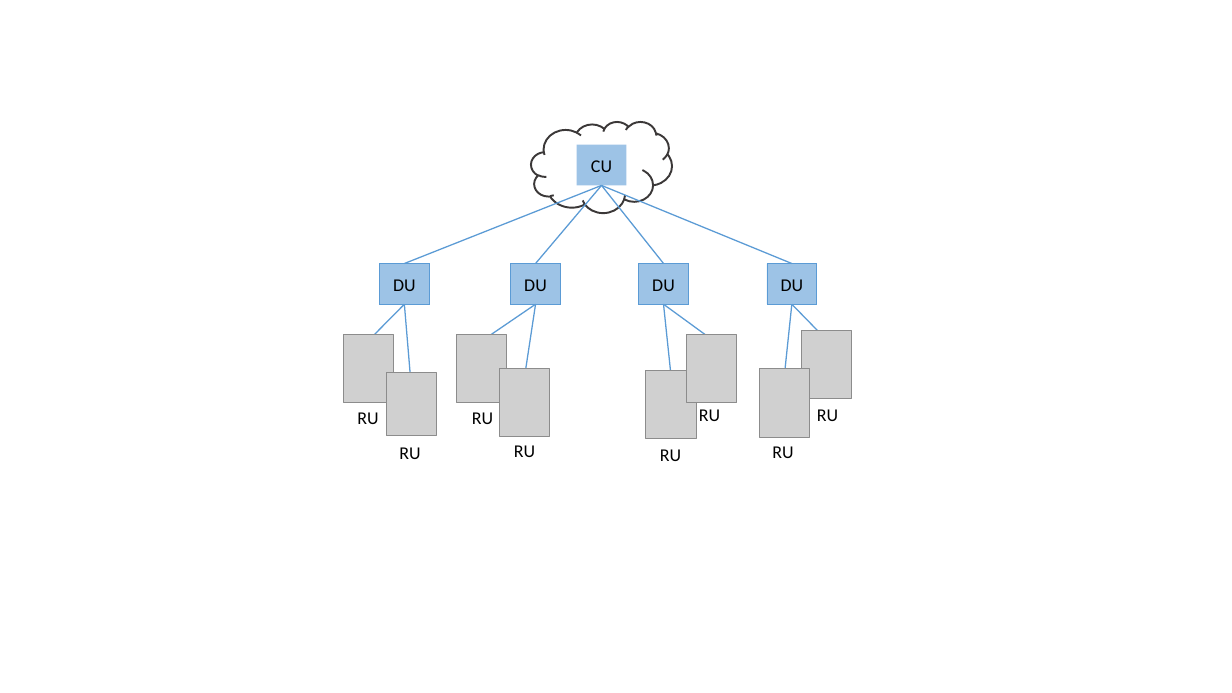
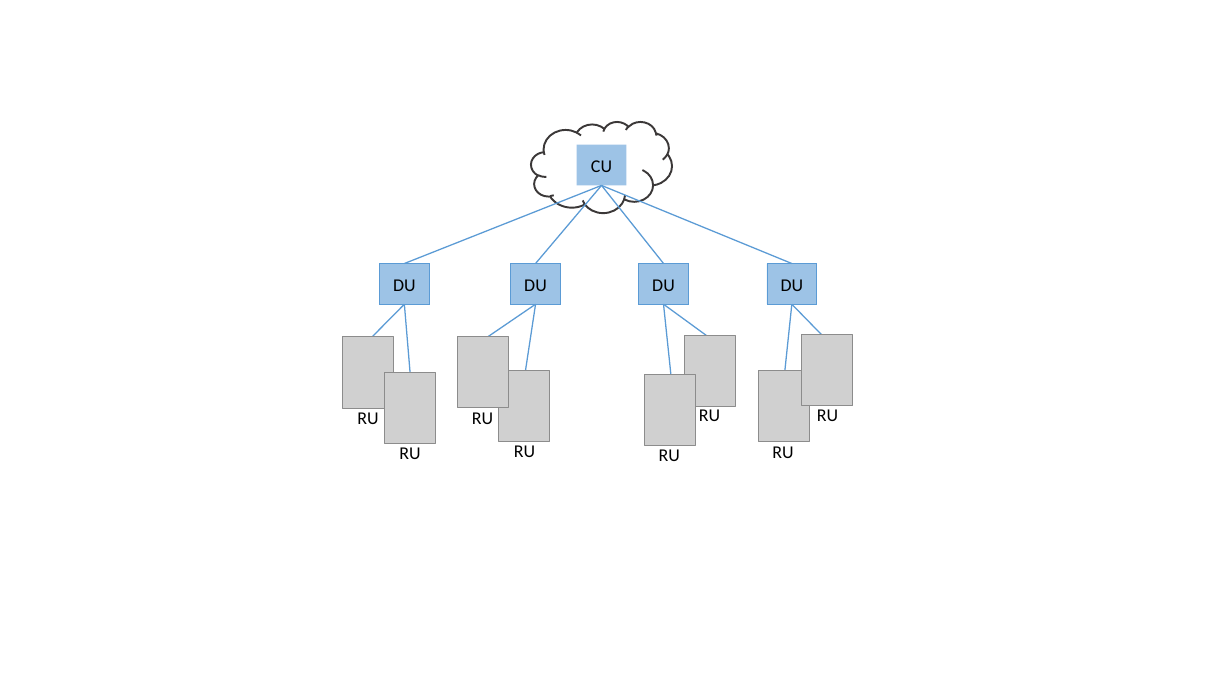
Before and after one commit to SystemsApproach/sdn, a slide deck: slide 58 of figures-alt.pptx. Drawn at 1232x693 pixels with LibreOffice and Linux fonts; fonts in the diff are those of the drawing; grey boxes stand for pictures. Boxes give left, top, right and bottom in pixels: in the first picture for what was removed or moved away, otherwise in the second. Text is boxed around its words. In the diff, an @@ line names an element or a change of style, - is before the commit and + after.

```diff
--- a/figures-alt.pptx
+++ b/figures-alt.pptx
@@ picture: place and size @@
-picture at [344, 335, 394, 403]
+picture at [343, 337, 394, 409]
@@ picture: place and size @@
-picture at [457, 335, 506, 403]
+picture at [457, 336, 508, 408]
@@ picture: place and size @@
-picture at [687, 335, 737, 403]
+picture at [684, 335, 735, 407]
@@ 3 pictures: place and size @@
-3 pictures at [499, 330, 851, 439]
+3 pictures at [499, 335, 853, 445]
@@ picture: place and size @@
-picture at [386, 373, 436, 436]
+picture at [384, 372, 435, 444]
@@ picture: place and size @@
-picture at [760, 369, 810, 437]
+picture at [759, 371, 810, 442]
```
Also in this commit, not shown: 4 other slides changed.
